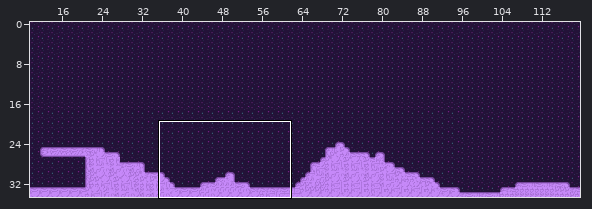
Tiled map -- assets/map/level_1_map.tmx. The first picture is a wide view before the edit; the outline marks the close-up.
Close-up. Earlier state:
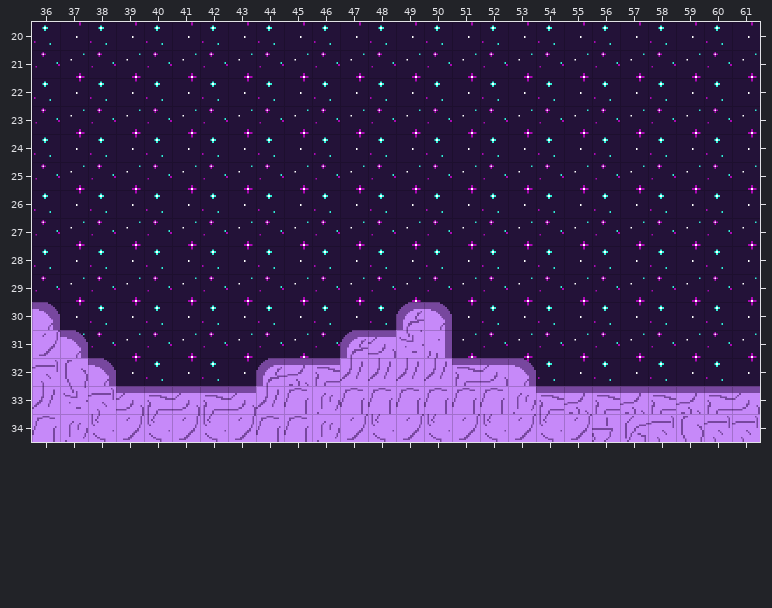
Cells are 32x32 px. Shown: x 36..61, y 20..34. The commit also changed other parts of the map, which this record leaves out.
Now the later version:
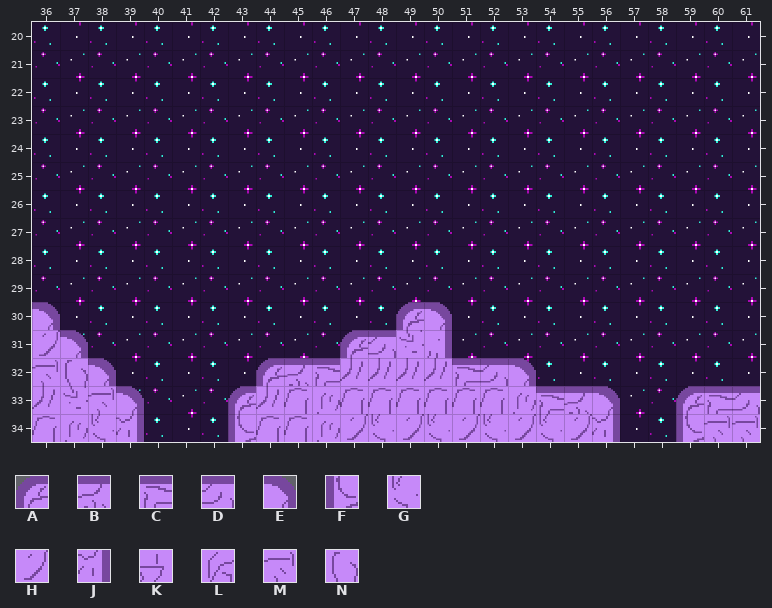
Key: from "level_1_Ground": A 0, B 1, C 2, D 3, E 5, F 6, G 8, H 9, J 11, K 13, L 14, M 15, N 16.
_ is an empty cell.
The edit:
{"where": "layer \"ground\""}
{"y":33,"x":39,"old":"DCDCD","new":"E___A"}
{"y":33,"x":56,"old":"CBCB","new":"E__A"}
{"y":34,"x":39,"old":"HGHGH","new":"J___F"}
{"y":34,"x":56,"old":"KLMN","new":"J__F"}
{"label":"changed","picture_box":[116,386,256,442]}
{"label":"changed","picture_box":[592,386,704,442]}
